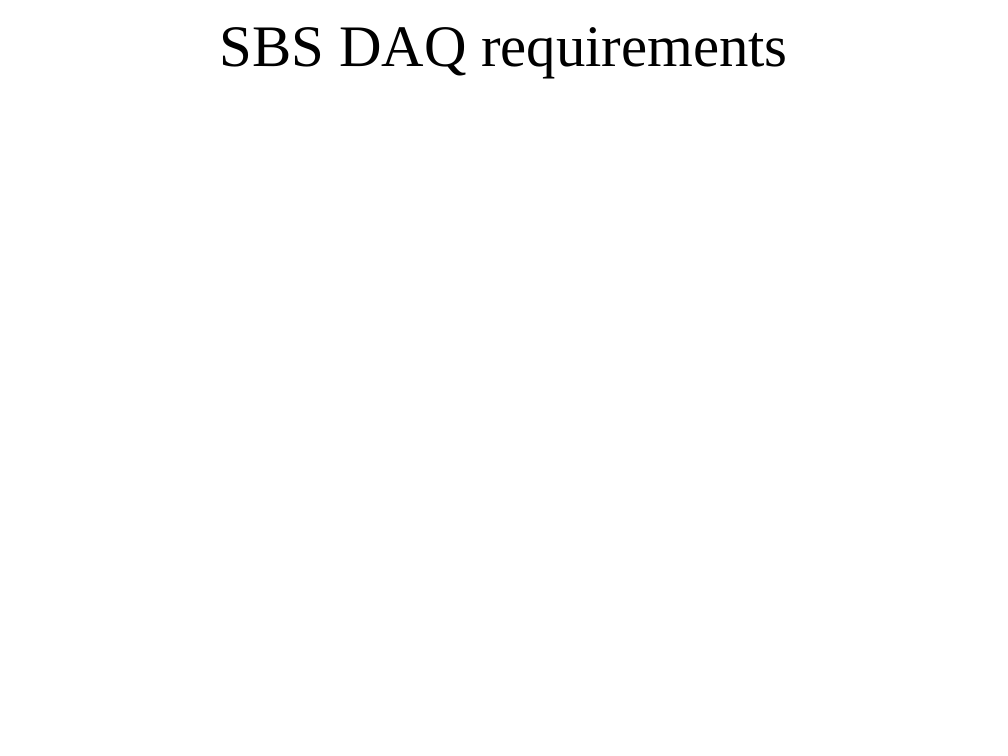
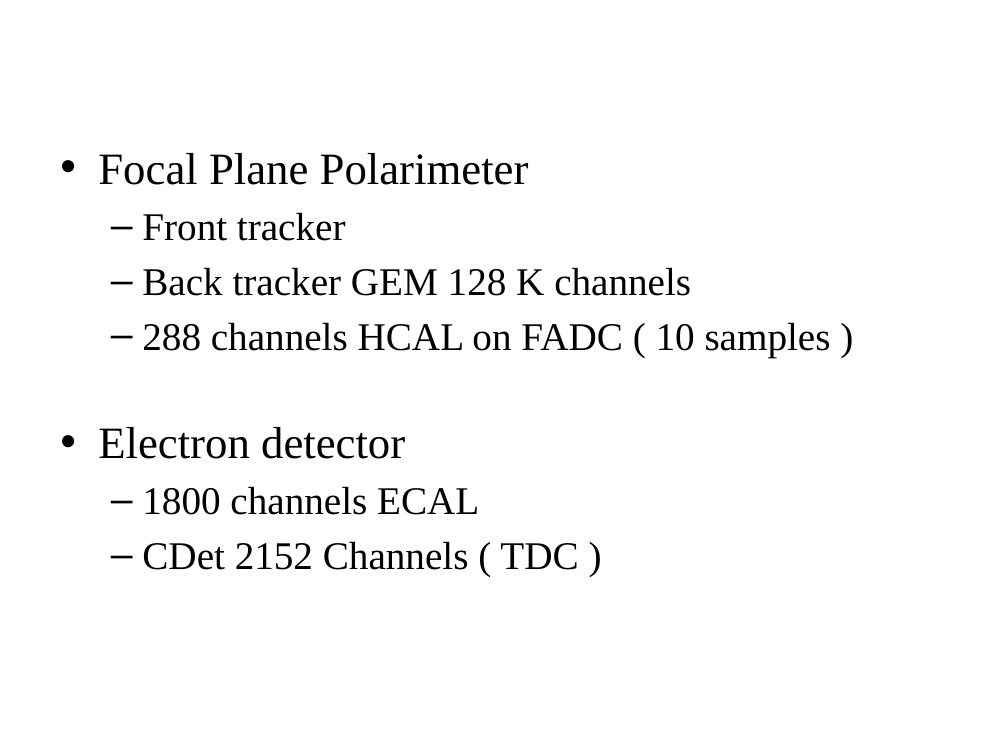
Before and after one commit to bmoffit/sbsdaq, a slide deck: slide 3 of 2015_DOE_Review/SuperBigBite DAQ update.pptx. Drawn at 1008x756 pixels with LibreOffice and Linux fonts; fonts in the diff are those of the drawing; grey boxes stand for pictures; background and template pictures are left out. Boxes give left, top, right and bottom in pixels: in the first picture for what was removed or moved away, otherwise in the second. Text is boxed around its words. In the diff, an @@ line names an element or a change of style, - is before the commit and + after.

```diff
--- a/2015_DOE_Review/SuperBigBite DAQ update.pptx
+++ b/2015_DOE_Review/SuperBigBite DAQ update.pptx
@@ title removed at <box>220,27,788,78</box> @@
-SBS DAQ requirements
@@ text added at <box>98,153,831,570</box>, 28 pt, text #000000 @@
+• Focal Plane Polarimeter
+  – Front tracker
+  – Back tracker GEM 128 K channels
+  – 288 channels HCAL on FADC ( 10 samples )
+• Electron detector
+  – 1800 channels ECAL
+  – CDet 2152 Channels ( TDC )
```
Also in this commit, not shown: 1 other slide changed, 3 slides added.
